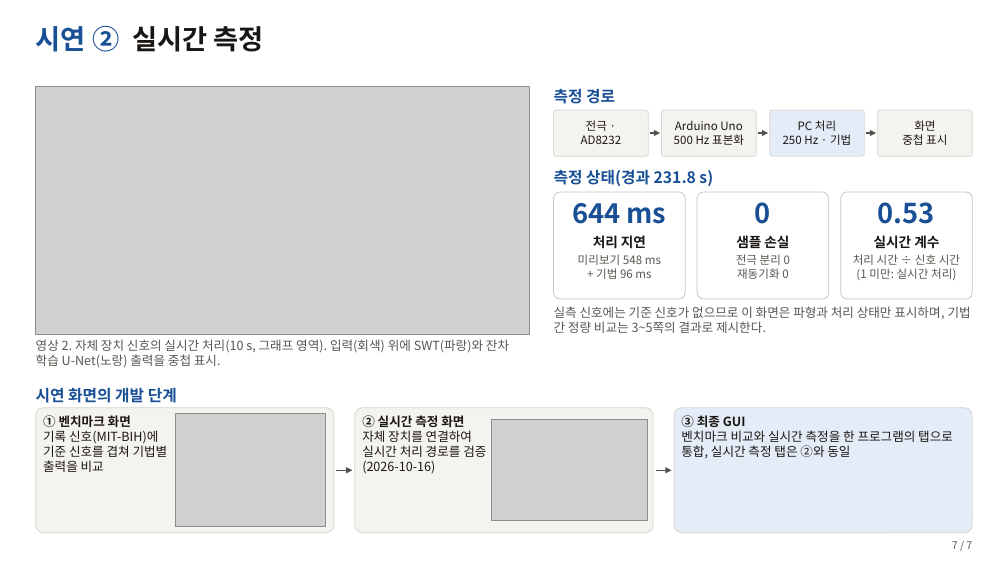
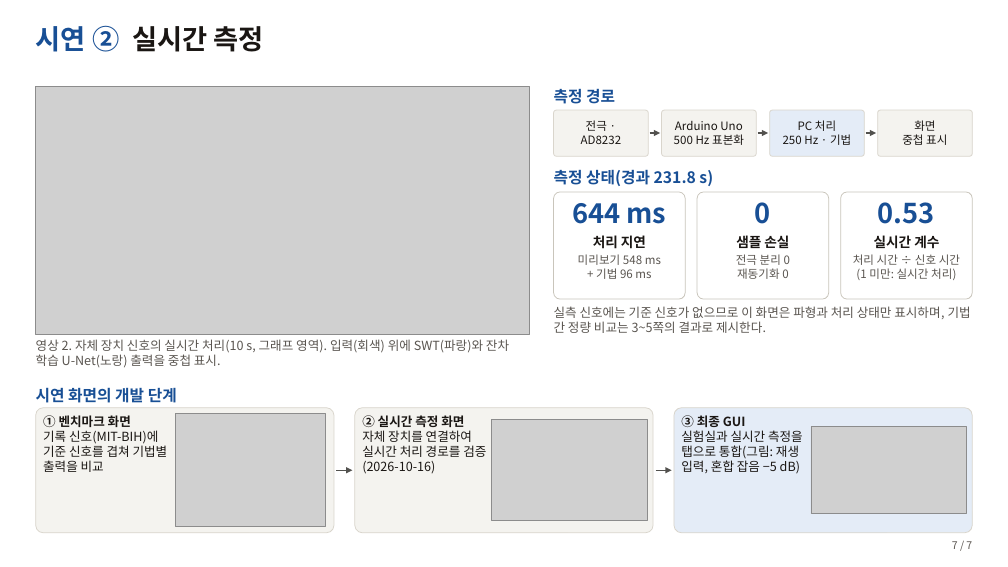
Before and after one commit to userpawbaw/ECG_denoising_method_comparision, a slide deck: slide 7 of results/presentation/presentation.pptx. Drawn at 1008x567 pixels with LibreOffice and Linux fonts; fonts in the diff are those of the drawing; grey boxes stand for pictures. Boxes give left, top, right and bottom in pixels: in the first picture for what was removed or moved away, otherwise in the second. Text is boxed around its words. In the diff, an @@ line names an element or a change of style, - is before the commit and + after.

```diff
--- a/results/presentation/presentation.pptx
+++ b/results/presentation/presentation.pptx
@@ text at (681, 430, 803, 474): text changed @@
-벤치마크 비교와 실시간 측정을 한 프로그램의 탭으로 통합, 실시간 측정 탭은 ②와 동일
+실험실과 실시간 측정을 탭으로 통합(그림: 재생 입력, 혼합 잡음 −5 dB)
@@ picture added at (811, 426, 967, 514) @@
```
Also in this commit, not shown: 1 other slide changed, 7 other files.
